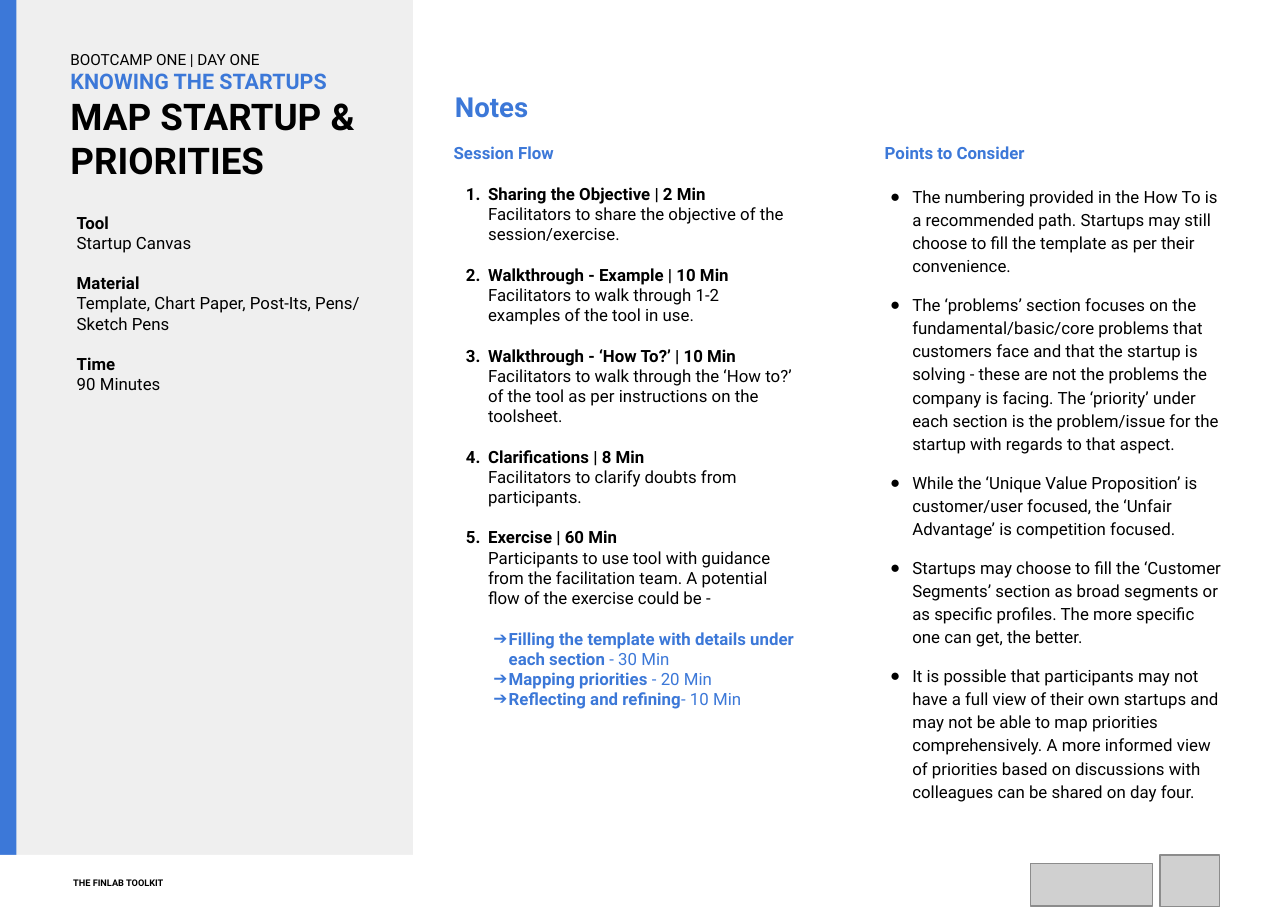
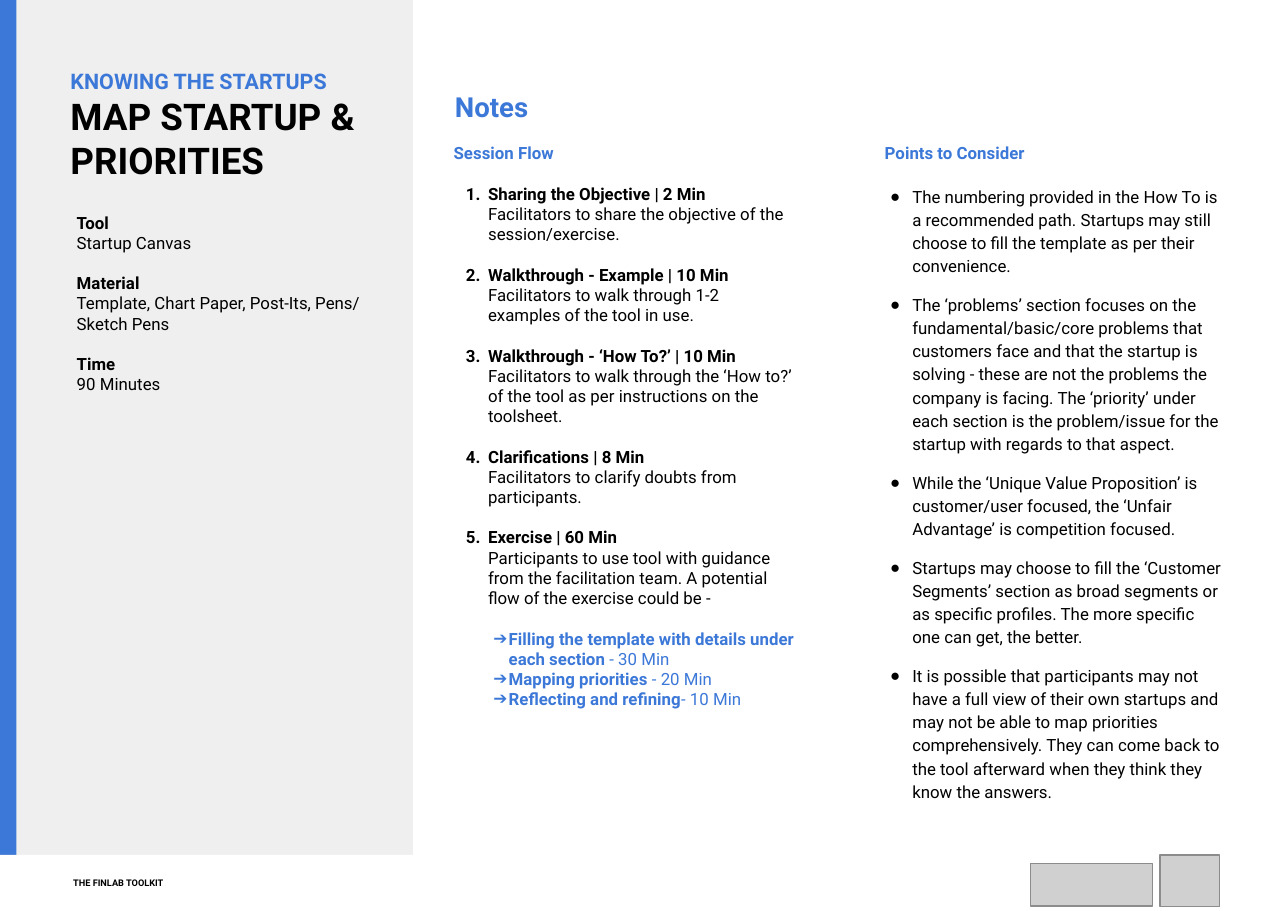
Before and after one commit to finlab-uncdf/finlab-uncdf.github.io, a slide deck: slide 2 of files/tools/ppt/Startup Canvas_FacilitationDeck.pptx. Drawn at 1288x911 pixels with LibreOffice and Linux fonts; fonts in the diff are those of the drawing; grey boxes stand for pictures. Boxes give left, top, right and bottom in pixels: in the first picture for what was removed or moved away, otherwise in the second. Text is boxed around its words. In the diff, an @@ line names an element or a change of style, - is before the commit and + after.

```diff
--- a/files/tools/ppt/Startup Canvas_FacilitationDeck.pptx
+++ b/files/tools/ppt/Startup Canvas_FacilitationDeck.pptx
@@ title at (x1=70, y1=54, x2=260, y2=65): paragraph removed @@
-BOOTCAMP ONE | DAY ONE
@@ text at (x1=912, y1=669, x2=1220, y2=798): text changed @@
-● It is possible that participants may not have a full view of their own startups and may not be able to map priorities comprehensively. A more informed view of priorities based on discussions with colleagues can be shared on day four.
+● It is possible that participants may not have a full view of their own startups and may not be able to map priorities comprehensively. They can come back to the tool afterward when they think they know the answers.
```
Also in this commit, not shown: 1 other slide changed, 22 other files.
